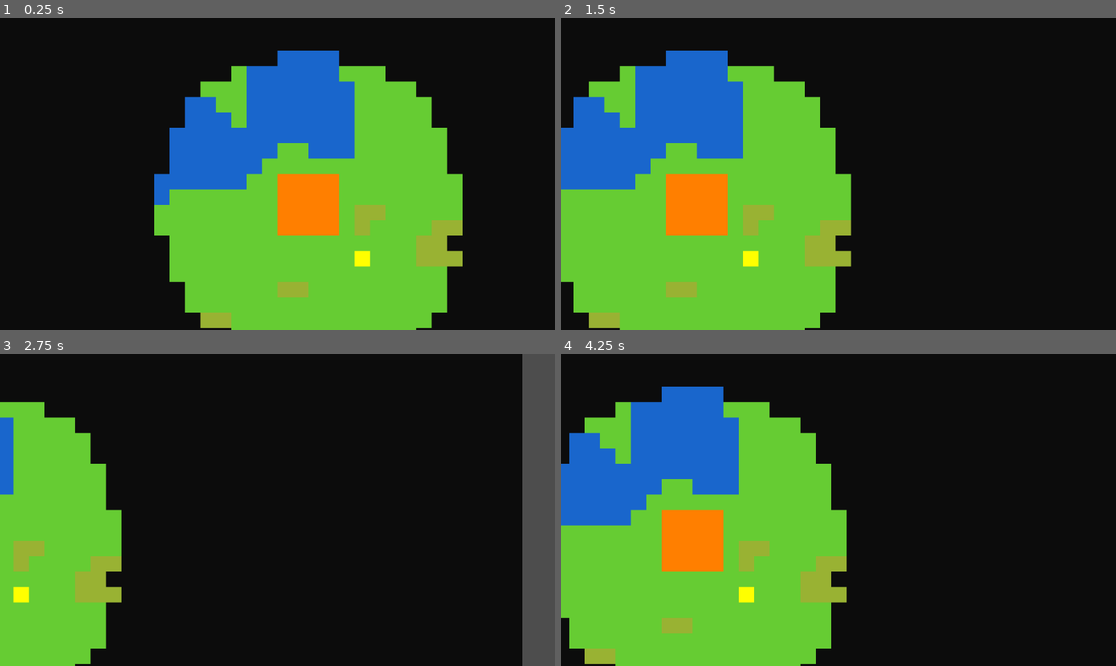
Above: before the commit, frames 1-4 (two rows, left to right).
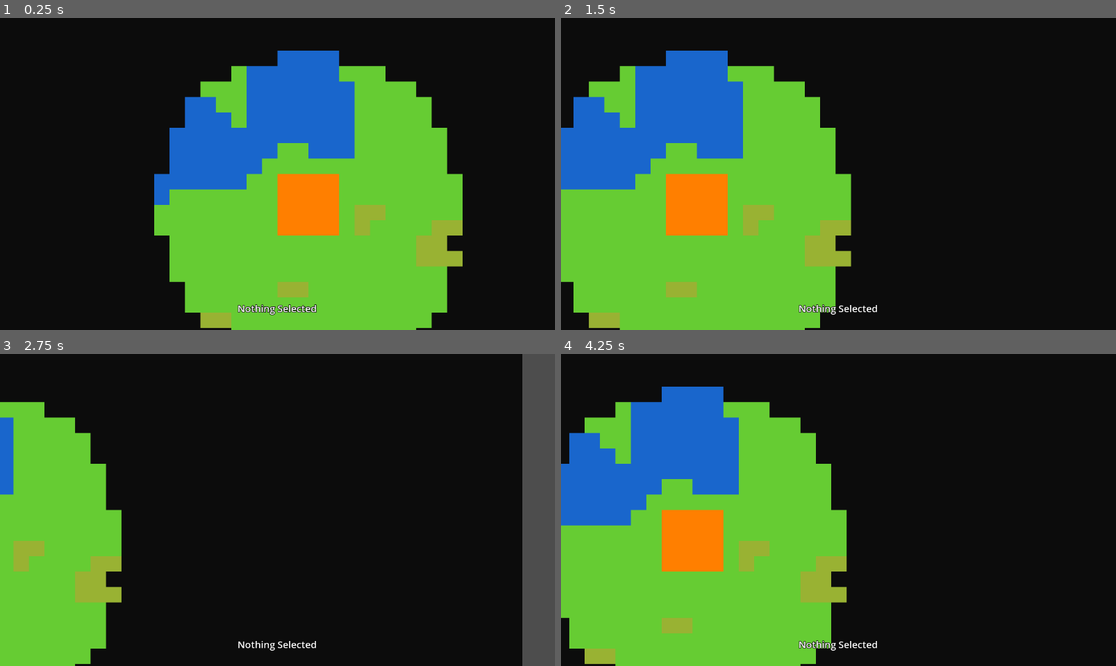
Above: after the commit, the same moments.

Repository: AtharvaN16/Project_Kalyani
Game: Godot game, scene res://src/scenes/Main.tscn
Two runs of this game, one before a commit and one after it. Both use one fixed random seed, a clock stepped at 60 frames per second and the inputs below.
Inputs (mouse positions are in pixels of both pictures, inside the frame that each line leads up to):
- Up to frame 1 (0.25 s): no input
- Up to frame 2 (1.5 s): tap Enter at 0.5 s; move the mouse to (960, 158) at 0.52 s; hold Right (ui_right) 0.53-1.25 s; click (960, 158) at 0.67 s; drag from (727, 189) to (810, 236) at 1.27 s
- Up to frame 3 (2.75 s): tap Space at 2 s; move the mouse to (333, 441) at 2.02 s; hold Right (ui_right) from 2.03 s (still down); click (333, 441) at 2.17 s
- Up to frame 4 (4.25 s): release Right (ui_right) at 2.75 s; drag from (810, 572) to (672, 463) at 2.77 s; tap Enter at 3.5 s; move the mouse to (1005, 556) at 3.52 s; hold Left (ui_left) from 3.53 s (still down); click (1005, 556) at 3.67 s

The runs differ from the first frame. In frame 1, 0.4% of the frame differs, in the area x 42-67%, y 74-96%; in frame 2, 0.4%; in frame 3, 0.3%; in frame 4, 0.4%.

Commit message:
feat: implement marquee selection and multi-unit selection support with HUD feedback

Diff:
--- a/src/actors/Unit.gd
+++ b/src/actors/Unit.gd
@@ -4,8 +4,20 @@
 
 var grid_pos: Vector2i
 var vision_radius: int = 6
-var is_selected: bool = false
+var is_selected: bool = false : set = set_is_selected
 var map_manager: Node2D
+
+func set_is_selected(val):
+	is_selected = val
+	queue_redraw()
+
+func _draw():
+	# Draw the unit sprite (Yellow square)
+	draw_rect(Rect2(-12, -12, 24, 24), TileTypes.COLORS[TileTypes.Type.SCOUT])
+
+	if is_selected:
+		# Draw a selection ring
+		draw_arc(Vector2.ZERO, 20, 0, TAU, 32, Color.WHITE, 2.0)
 
 func setup(start_pos: Vector2i, manager: Node2D):
 	grid_pos = start_pos
--- a/src/core/Map.gd
+++ b/src/core/Map.gd
@@ -16,10 +16,12 @@
 var visible_tiles = {}   # global_tile_pos -> bool (Currently in vision)
 var buildings = {}       # global_tile_pos -> int (Building Type)
 var units = []           # Array of Unit objects
-var selected_unit: Unit = null
+var selected_units = []  # Multi-selection support
 
 # --- Nodes ---
 @onready var camera = $Camera2D
+@onready var selector = $Selector
+@onready var hud_label = get_node("../HUD/Control/SelectionLabel")
 
 func _ready():
 	tileset_resource = TileSetGenerator.create_placeholder_tileset()
@@ -30,6 +32,10 @@
 
 	# Spawn Scout
 	spawn_unit(center + Vector2i(5, 5))
+
+	# Connect Selector signals
+	selector.point_selected.connect(_on_point_selected)
+	selector.area_selected.connect(_on_area_selected)
 
 	update_vision()
 	camera.global_position = Vector2(center.x * TILE_SIZE, center.y * TILE_SIZE)
@@ -57,25 +63,62 @@
 	add_child(scout)
 	units.append(scout)
 
+func _on_point_selected(pos: Vector2):
+	var grid_click = Vector2i(floor(pos.x / TILE_SIZE), floor(pos.y / TILE_SIZE))
+
+	clear_selection()
+
+	# Check for unit
+	for u in units:
+		if u.grid_pos == grid_click:
+			select_unit(u)
+			update_hud_text("Scout Selected")
+			return
+
+	# Check for building
+	if buildings.has(grid_click):
+		update_hud_text("Town Center Selected")
+		return
+
+	update_hud_text("Nothing Selected")
+
+func _on_area_selected(rect: Rect2):
+	clear_selection()
+	var selected_count = 0
+
+	for u in units:
+		if rect.has_point(u.global_position):
+			select_unit(u)
+			selected_count += 1
+
+	if selected_count > 0:
+		update_hud_text(str(selected_count) + " Units Selected")
+	else:
+		update_hud_text("Nothing Selected")
+
+func select_unit(unit: Unit):
+	unit.is_selected = true
+	selected_units.append(unit)
+
+func clear_selection():
+	for u in selected_units:
+		u.is_selected = false
+	selected_units.clear()
+
+func update_hud_text(text: String):
+	if hud_label:
+		hud_label.text = text
+
 func _unhandled_input(event):
 	if event is InputEventMouseButton and event.pressed:
-		var mouse_pos = get_global_mouse_position()
-		var grid_click = Vector2i(floor(mouse_pos.x / TILE_SIZE), floor(mouse_pos.y / TILE_SIZE))
-
-		if event.button_index == MOUSE_BUTTON_LEFT:
-			# Selection logic
-			selected_unit = null
-			for u in units:
-				if u.grid_pos == grid_click:
-					selected_unit = u
-					print("Scout Selected at ", grid_click)
-					break
-
-		elif event.button_index == MOUSE_BUTTON_RIGHT:
-			# Move logic
-			if selected_unit:
-				selected_unit.move_to(grid_click)
-				print("Moving Scout to ", grid_click)
+		if event.button_index == MOUSE_BUTTON_RIGHT:
+			var mouse_pos = get_global_mouse_position()
+			var grid_click = Vector2i(floor(mouse_pos.x / TILE_SIZE), floor(mouse_pos.y / TILE_SIZE))
+
+			if not selected_units.is_empty():
+				for u in selected_units:
+					u.move_to(grid_click)
+				print("Moving Selection to ", grid_click)
 
 func update_chunks():
 	var center_chunk = get_chunk_coords(camera.global_position)
@@ -138,11 +181,9 @@
 func update_vision():
 	visible_tiles.clear()
 
-	# Vision from Buildings
 	for pos in buildings.keys():
 		reveal_area(pos, 8)
 
-	# Vision from Units
 	for u in units:
 		reveal_area(u.grid_pos, u.vision_radius)
 
@@ -168,24 +209,13 @@
 
 			if visible_tiles.has(global_pos):
 				# FULL VISION
-				# Check for unit first
-				var has_unit = false
-				for u in units:
-					if u.grid_pos == global_pos:
-						layer.set_cell(Vector2i(x, y), 0, Vector2i(7, 0)) # Scout index
-						has_unit = true
-						break
-				if has_unit: continue
-
 				if buildings.has(global_pos):
 					layer.set_cell(Vector2i(x, y), 0, Vector2i(6, 0)) # TC index
 				else:
 					layer.set_cell(Vector2i(x, y), 0, Vector2i(data[x][y], 0))
 			elif explored_tiles.has(global_pos):
-				# EXPLORED BUT NO VISION (FOG)
 				layer.set_cell(Vector2i(x, y), 0, Vector2i(9, 0)) # Fog index
 			else:
-				# NEVER EXPLORED (SHROUD)
 				layer.set_cell(Vector2i(x, y), 0, Vector2i(8, 0)) # Shroud index
 
 func unload_chunk(coords: Vector2i):
--- /dev/null
+++ b/src/core/Selector.gd
@@ -0,0 +1,38 @@
+extends Node2D
+
+var is_dragging = false
+var drag_start = Vector2.ZERO
+var drag_end = Vector2.ZERO
+var selection_color = Color(0, 1, 0, 0.3)
+var border_color = Color(0, 1, 0, 0.7)
+
+signal area_selected(rect: Rect2)
+signal point_selected(pos: Vector2)
+
+func _input(event):
+	if event is InputEventMouseButton:
+		if event.button_index == MOUSE_BUTTON_LEFT:
+			if event.pressed:
+				is_dragging = true
+				drag_start = get_global_mouse_position()
+				drag_end = drag_start
+			else:
+				is_dragging = false
+				var final_rect = get_rect_normalized()
+				if final_rect.size.length() < 5:
+					point_selected.emit(drag_start)
+				else:
+					area_selected.emit(final_rect)
+				queue_redraw()
+
+	if event is InputEventMouseMotion and is_dragging:
+		drag_end = get_global_mouse_position()
+		queue_redraw()
+
+func get_rect_normalized() -> Rect2:
+	return Rect2(drag_start, Vector2.ZERO).expand(drag_end)
+
+func _draw():
+	if is_dragging:
+		draw_rect(get_rect_normalized(), selection_color, true)
+		draw_rect(get_rect_normalized(), border_color, false, 2.0)
--- /dev/null
+++ b/src/scenes/HUD.tscn
@@ -0,0 +1,33 @@
+[gd_scene format=3 uid="uid://ccxy1p4yv2n0b"]
+
+[node name="HUD" type="CanvasLayer"]
+
+[node name="Control" type="Control" parent="."]
+layout_mode = 3
+anchors_preset = 15
+anchor_right = 1.0
+anchor_bottom = 1.0
+grow_horizontal = 2
+grow_vertical = 2
+mouse_filter = 2
+
+[node name="SelectionLabel" type="Label" parent="Control"]
+unique_name_in_owner = true
+layout_mode = 1
+anchors_preset = 7
+anchor_left = 0.5
+anchor_top = 1.0
+anchor_right = 0.5
+anchor_bottom = 1.0
+offset_left = -100.0
+offset_top = -60.0
+offset_right = 100.0
+offset_bottom = -30.0
+grow_horizontal = 2
+grow_vertical = 0
+theme_override_colors/font_outline_color = Color(0, 0, 0, 1)
+theme_override_constants/outline_size = 4
+theme_override_font_sizes/font_size = 20
+text = "Nothing Selected"
+horizontal_alignment = 1
+vertical_alignment = 1
--- a/src/scenes/Main.tscn
+++ b/src/scenes/Main.tscn
@@ -1,7 +1,9 @@
-[gd_scene format=3 uid="uid://b8y8u6v4m1n5x"]
+[gd_scene load_steps=5 format=3 uid="uid://b8y8u6v4m1n5x"]
 
 [ext_resource type="Script" path="res://src/core/Map.gd" id="1_map"]
 [ext_resource type="Script" path="res://src/core/Camera.gd" id="2_camera"]
+[ext_resource type="Script" path="res://src/core/Selector.gd" id="3_selector"]
+[ext_resource type="PackedScene" uid="uid://ccxy1p4yv2n0b" path="res://src/scenes/HUD.tscn" id="4_hud"]
 
 [node name="Main" type="Node2D"]
 
@@ -10,3 +12,8 @@
 
 [node name="Camera2D" type="Camera2D" parent="Map"]
 script = ExtResource("2_camera")
+
+[node name="Selector" type="Node2D" parent="Map"]
+script = ExtResource("3_selector")
+
+[node name="HUD" parent="." instance=ExtResource("4_hud")]
Not shown, added: src/actors/Unit.gd.uid
Not shown, added: src/core/Camera.gd.uid
Not shown, added: src/core/Map.gd.uid
Not shown, added: src/core/Selector.gd.uid
Not shown, added: src/core/TileSetGenerator.gd.uid
Not shown, added: src/core/TileTypes.gd.uid
